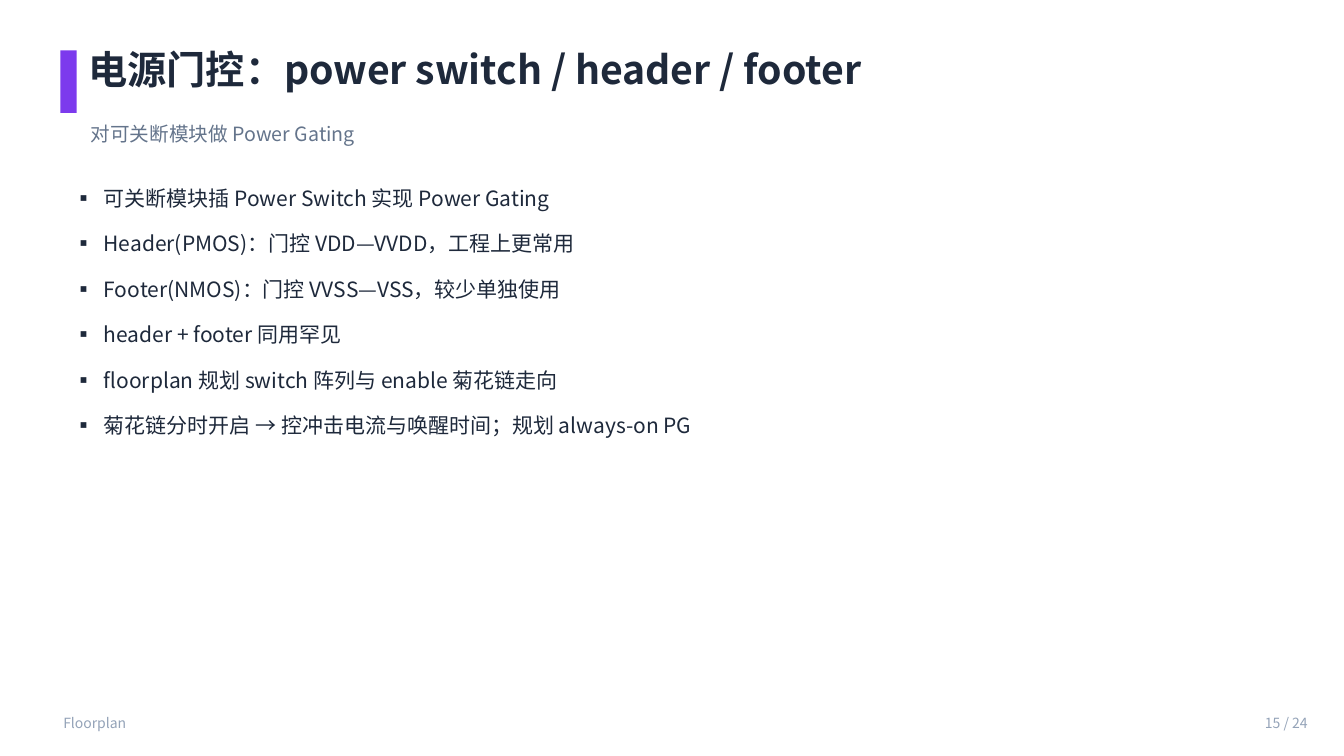
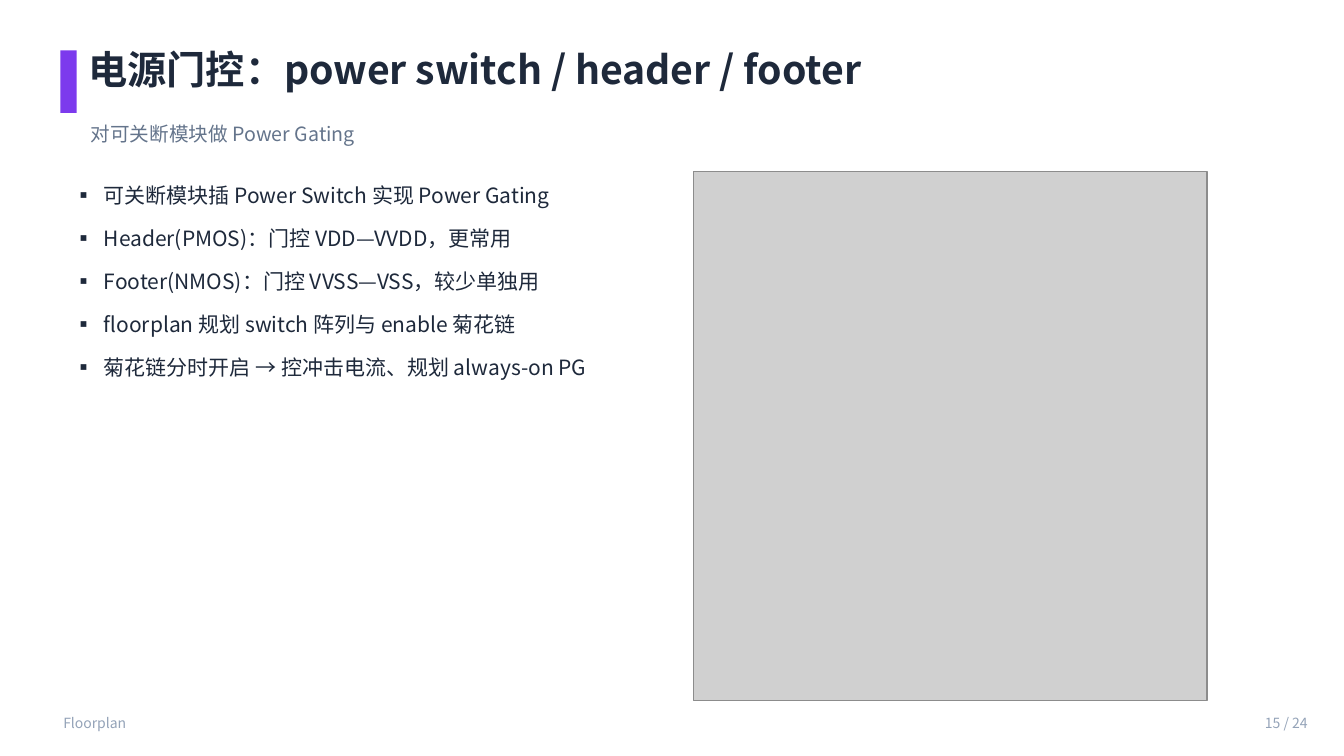
Before and after one commit to JinChengZ18/IC_Learning_Material, a slide deck: slide 15 of IC_Backend_Notes/slides/05_Floorplan.pptx. Drawn at 1344x756 pixels with LibreOffice and Linux fonts; fonts in the diff are those of the drawing; grey boxes stand for pictures. Boxes give left, top, right and bottom in pixels: in the first picture for what was removed or moved away, otherwise in the second. Text is boxed around its words. In the diff, an @@ line names an element or a change of style, - is before the commit and + after.

```diff
--- a/IC_Backend_Notes/slides/05_Floorplan.pptx
+++ b/IC_Backend_Notes/slides/05_Floorplan.pptx
@@ picture added at box(694, 171, 1208, 701) @@
@@ text at box(104, 185, 549, 209): line spacing 1.25 to 1.15 @@
@@ text at box(104, 228, 587, 380): text changed @@
-▪ Header(PMOS)：门控 VDD—VVDD，工程上更常用
-▪ Footer(NMOS)：门控 VVSS—VSS，较少单独使用
-▪ header + footer 同用罕见
-▪ floorplan 规划 switch 阵列与 enable 菊花链走向
-▪ 菊花链分时开启 → 控冲击电流与唤醒时间；规划 always-on PG
+▪ Header(PMOS)：门控 VDD—VVDD，更常用
+▪ Footer(NMOS)：门控 VVSS—VSS，较少单独用
+▪ floorplan 规划 switch 阵列与 enable 菊花链
+▪ 菊花链分时开启 → 控冲击电流、规划 always-on PG
```
Also in this commit, not shown: 2 other slides changed, 25 other files.
